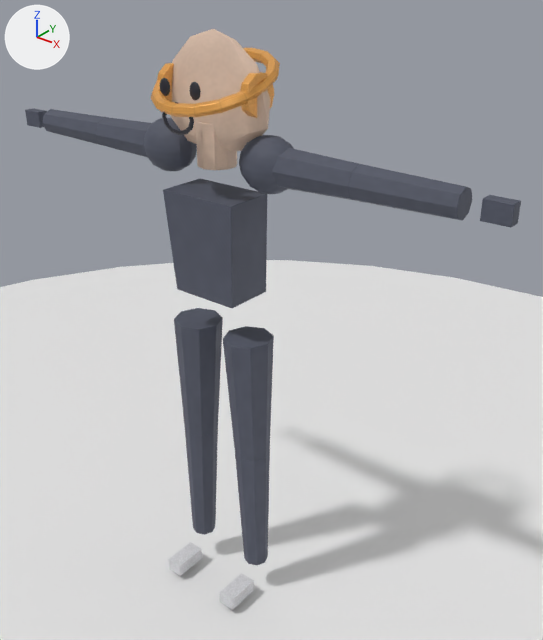
An edit to the glTF model packages/frontend/public/models/characters/hero_dj.glb, drawn before and after from the same camera.
Both versions are drawn from a 50 mm lens placed at (1.376, -1.486, 1.952), pointed at (0.097, 0.113, 0.961). The axes (+X, +Y, +Z) are drawn at upper left. The lights are the same throughout. The first picture is the older version. Vertices at exactly the same position are counted once.

Objects in the first picture: 'DJ_Mesh', 'Floor'.
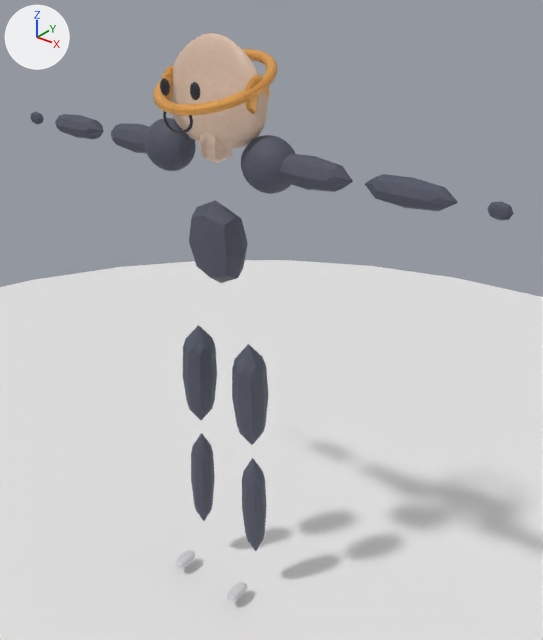
Commit message: feat(visualizer): subsurf smoothing pass on hero_dj geometry

What differs and where, as boxes [x1, y1, x2, y2] in the pictures (543 x 640 px):
'DJ_Mesh', reshaped: before [25, 29, 521, 610]; after [30, 33, 514, 601]
part 1 of me_cube, rebuilt: before [196, 122, 237, 170]; after [199, 132, 233, 163]
part 2 of me_cube, rebuilt: before [42, 109, 105, 145]; after [55, 114, 104, 139]
part 3 of me_cube, rebuilt (24% narrower, 34% shorter): before [349, 164, 472, 221]; after [365, 174, 458, 211]
part 4 of me_cube, rebuilt (29% narrower, 25% shorter): before [223, 326, 274, 461]; after [232, 344, 268, 445]
part 5 of me_cube, rebuilt (30% narrower, 25% shorter): before [174, 308, 223, 436]; after [183, 325, 217, 421]
part 6 of me_cube, rebuilt: before [96, 117, 151, 157]; after [111, 123, 149, 154]
part 7 of me_cube, rebuilt (28% narrower, 19% shorter): before [235, 450, 270, 565]; after [242, 458, 267, 551]
part 8 of me_cube, rebuilt (29% narrower, 19% shorter): before [185, 426, 218, 535]; after [191, 433, 214, 521]
part 9 of me_cube, rebuilt: before [272, 148, 359, 201]; after [280, 154, 353, 192]
part 10 of me_cube, rebuilt (43% narrower, 35% shorter): before [163, 179, 267, 308]; after [189, 200, 248, 283]
part 11 of me_cube, rebuilt (40% narrower, 47% shorter): before [220, 573, 254, 610]; after [227, 582, 247, 601]
part 12 of me_cube, rebuilt: before [25, 108, 47, 128]; after [30, 112, 44, 124]
part 13 of me_cube, rebuilt (33% narrower, 41% shorter): before [480, 195, 521, 228]; after [487, 201, 514, 220]
part 14 of me_cube, rebuilt (40% narrower, 49% shorter): before [168, 542, 202, 576]; after [175, 550, 195, 567]
part 15 of me_cube, cut back: before [144, 29, 294, 194]; after [145, 33, 296, 194]

What the commit changed:
me_cube is used by ob_dj_mesh; location (0.0, 0.0, 0.0).
me_cube had 2724 vertices, 5364 faces and spanned x -0.84..0.84, y -0.16..0.16, z 0.02..1.79.
me_cube now has 6241 vertices, 12398 faces and spans x -0.83..0.83, y -0.16..0.16, z 0.03..1.78.
me_cube part 1: the loose piece of 140 vertices spanning x -0.05..0.05, y -0.05..0.05, z 1.44..1.56 is rebuilt with 242 vertices and now spans x -0.05..0.05, y -0.05..0.05, z 1.45..1.55.
me_cube part 2: the loose piece of 112 vertices spanning x -0.72..-0.45, y -0.04..0.04, z 1.43..1.51 is rebuilt with 234 vertices and now spans x -0.7..-0.47, y -0.04..0.04, z 1.43..1.51.
me_cube part 3: the loose piece of 112 vertices spanning x 0.45..0.72, y -0.04..0.04, z 1.43..1.51 is rebuilt with 234 vertices and now spans x 0.47..0.7, y -0.04..0.04, z 1.43..1.51.
me_cube part 4: the loose piece of 112 vertices spanning x 0.03..0.17, y -0.07..0.07, z 0.55..0.95 is rebuilt with 234 vertices and now spans x 0.05..0.16, y -0.06..0.06, z 0.57..0.93.
me_cube part 5: the loose piece of 112 vertices spanning x -0.17..-0.03, y -0.07..0.07, z 0.55..0.95 is rebuilt with 234 vertices and now spans x -0.16..-0.05, y -0.06..0.06, z 0.57..0.93.
me_cube part 6: the loose piece of 112 vertices spanning x -0.45..-0.17, y -0.05..0.05, z 1.42..1.52 is rebuilt with 290 vertices and now spans x -0.43..-0.19, y -0.04..0.04, z 1.43..1.51.
me_cube part 7: the loose piece of 112 vertices spanning x 0.06..0.16, y -0.05..0.05, z 0.12..0.55 is rebuilt with 178 vertices and now spans x 0.07..0.16, y -0.04..0.04, z 0.15..0.52.
me_cube part 8: the loose piece of 112 vertices spanning x -0.16..-0.06, y -0.05..0.05, z 0.12..0.55 is rebuilt with 178 vertices and now spans x -0.16..-0.07, y -0.04..0.04, z 0.15..0.52.
me_cube part 9: the loose piece of 112 vertices spanning x 0.17..0.45, y -0.05..0.05, z 1.42..1.52 is rebuilt with 290 vertices and now spans x 0.19..0.43, y -0.04..0.04, z 1.43..1.51.
me_cube part 10: the loose piece of 56 vertices spanning x -0.13..0.13, y -0.09..0.07, z 1.07..1.37 is rebuilt with 158 vertices and now spans x -0.1..0.1, y -0.07..0.06, z 1.09..1.35.
me_cube part 11: the loose piece of 56 vertices spanning x 0.09..0.15, y -0.16..-0.04, z 0.02..0.07 is rebuilt with 170 vertices and now spans x 0.1..0.14, y -0.15..-0.05, z 0.03..0.06.
me_cube part 12: the loose piece of 56 vertices spanning x -0.84..-0.77, y -0.02..0.02, z 1.45..1.5 is rebuilt with 158 vertices and now spans x -0.83..-0.77, y -0.01..0.01, z 1.45..1.49.
me_cube part 13: the loose piece of 56 vertices spanning x 0.77..0.84, y -0.02..0.02, z 1.45..1.5 is rebuilt with 158 vertices and now spans x 0.77..0.83, y -0.01..0.01, z 1.45..1.49.
me_cube part 14: the loose piece of 56 vertices spanning x -0.15..-0.09, y -0.16..-0.04, z 0.02..0.07 is rebuilt with 170 vertices and now spans x -0.14..-0.1, y -0.15..-0.05, z 0.03..0.06.
me_cube part 15: 150 vertices moved within x -0.17..0.17, y -0.16..0.16, z 1.52..1.78; 706 vertices removed from x -0.27..0.27, y -0.16..0.16, z 1.39..1.79; 2611 vertices added at x -0.26..0.26, y -0.16..0.16, z 1.4..1.78.
